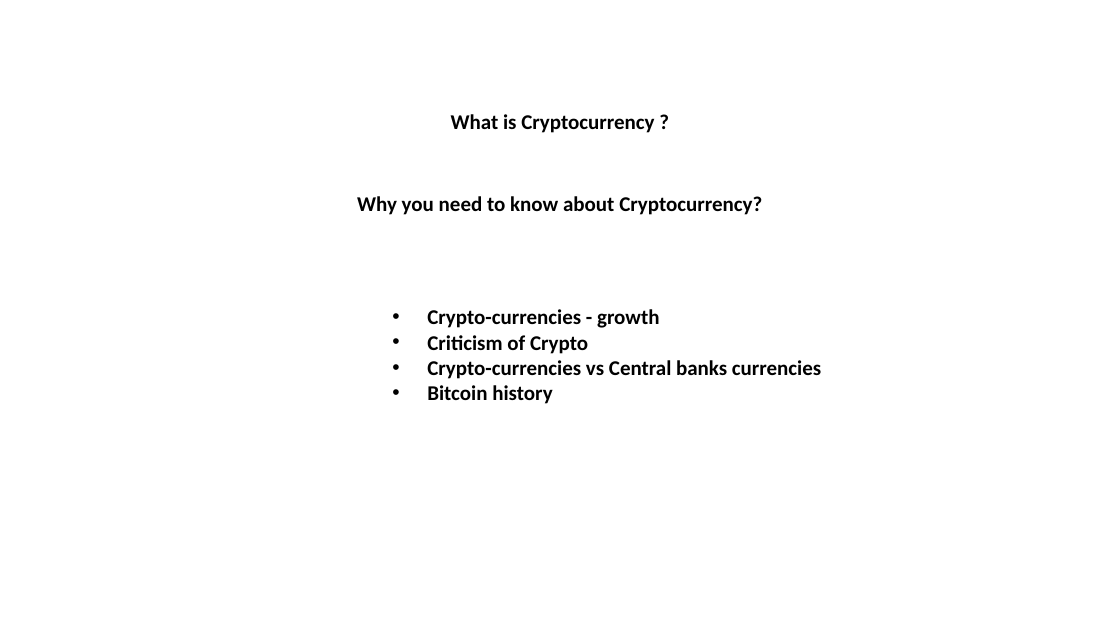
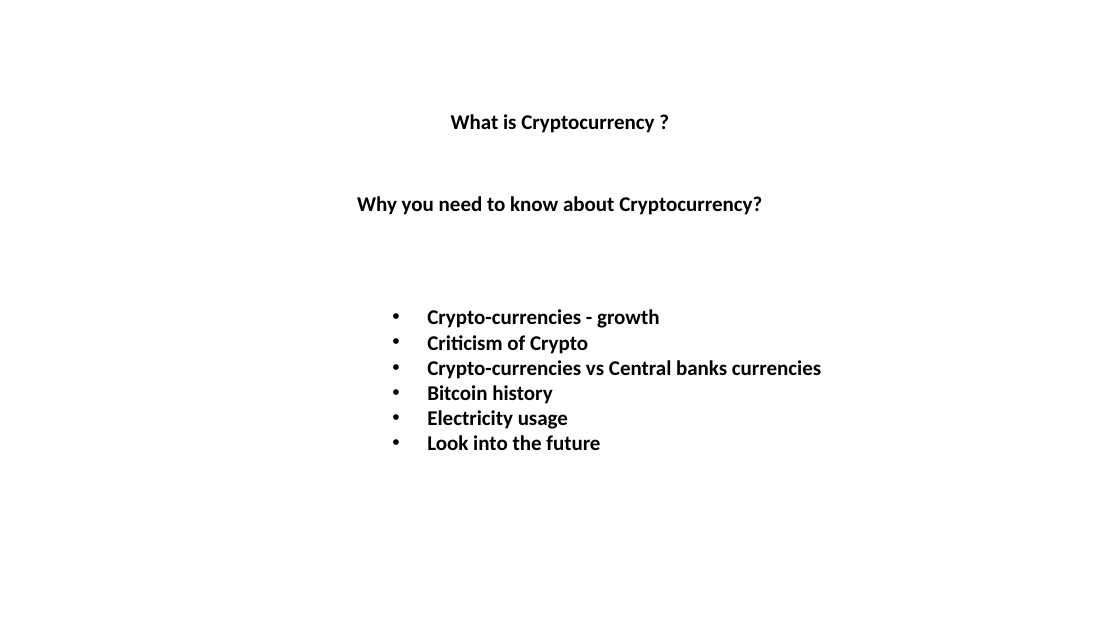
Before and after one commit to lselector/crypto, a slide deck: slide 1 of crypto_01_intro.pptx. Drawn at 1120x630 pixels with LibreOffice and Linux fonts; fonts in the diff are those of the drawing. Boxes give left, top, right and bottom in pixels: in the first picture for what was removed or moved away, otherwise in the second. Text is boxed around its words. In the diff, an @@ line names an element or a change of style, - is before the commit and + after.

```diff
--- a/crypto_01_intro.pptx
+++ b/crypto_01_intro.pptx
@@ text at <box>427,410,600,450</box>: paragraphs added @@
+• Electricity usage
+• Look into the future
```
Also in this commit, not shown: 1 slide added, 4 other files.
